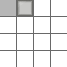
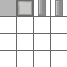
Revision of a layered w=67, h=67 image; what changed, layer by layer:
added layer "Ebene 1" above "door_down" over (x1=55, y1=0, x2=63, y2=16)
added layer "door_down" above "floor" over (x1=38, y1=0, x2=46, y2=16)
